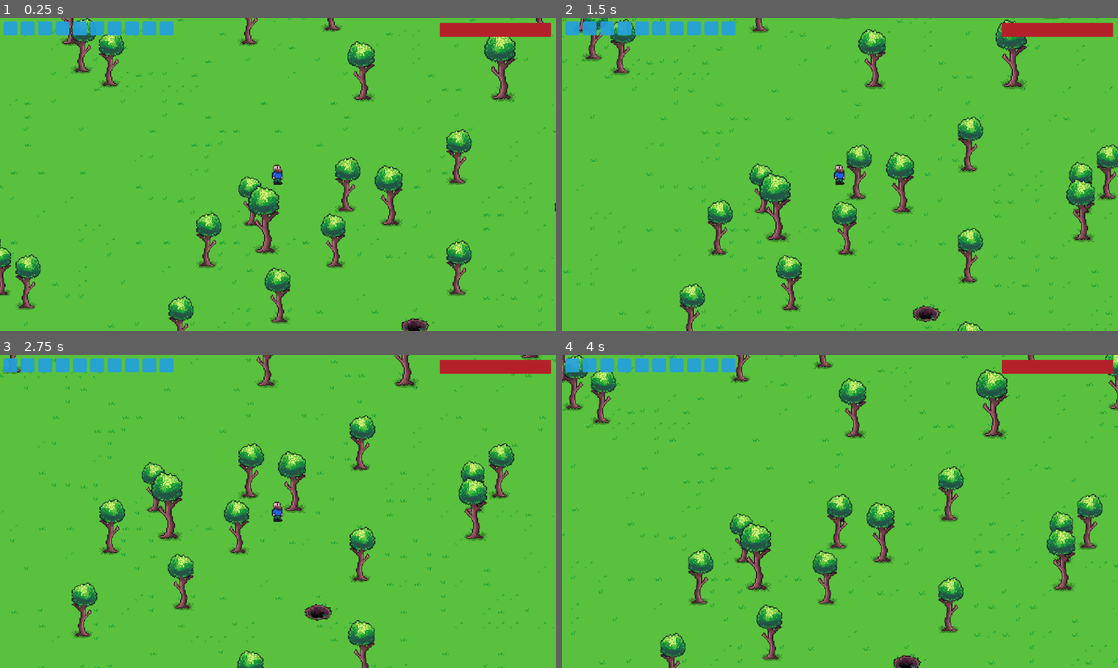
Above: before the commit, frames 1-4 (two rows, left to right).
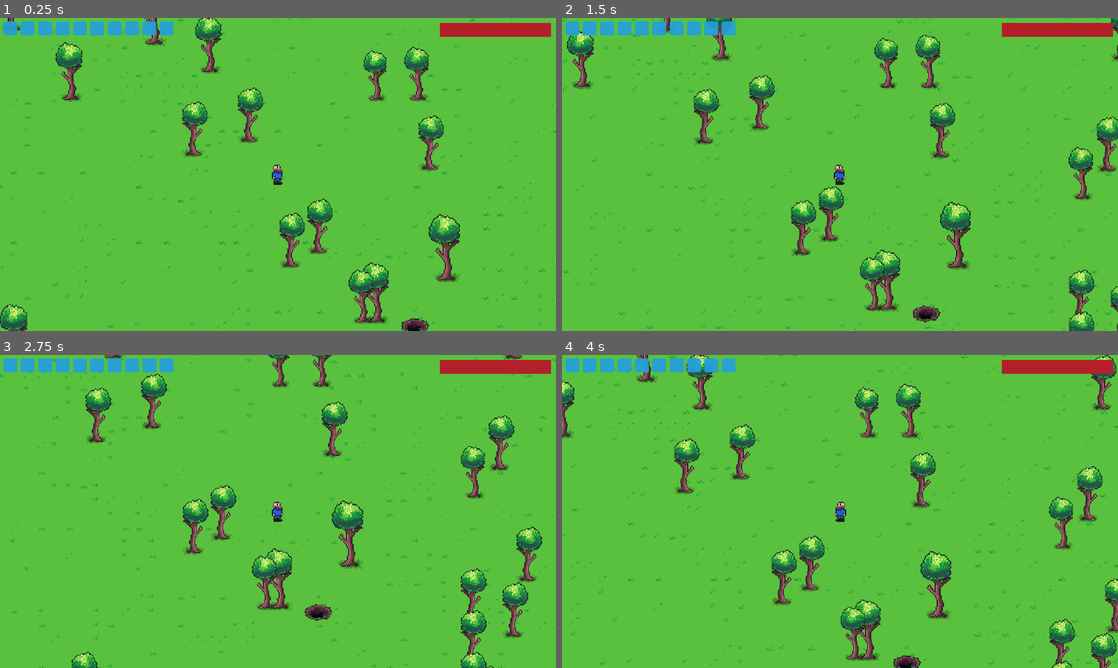
Above: after the commit, the same moments.

Repository: spsJakubSzydlowski/Evergrint
Game: Godot game, scene res://scenes/main.tscn
Two runs of this game, one before a commit and one after it. Both use one fixed random seed, a clock stepped at 60 frames per second and the inputs below.
Inputs (mouse positions are in pixels of both pictures, inside the frame that each line leads up to):
- Up to frame 1 (0.25 s): no input
- Up to frame 2 (1.5 s): tap Enter at 0.5 s; move the mouse to (573, 27) at 0.52 s; hold Right 0.53-1.28 s; tap A (a) at 0.6 s; click (573, 27) at 0.67 s; tap D (d) at 0.8, 1.35 s; move the mouse to (589, 27) at 1.27 s; hold Down from 1.28 s (still down); click (589, 27) at 1.42 s
- Up to frame 3 (2.75 s): tap S (s) at 1.55, 2.1 s; move the mouse to (11, 364) at 2.02 s; release Down at 2.03 s; hold Right from 2.03 s (still down); click (11, 364) at 2.17 s; tap W (w) at 2.3 s
- Up to frame 4 (4 s): move the mouse to (589, 364) at 2.77 s; release Right at 2.78 s; hold Up 2.78-3.53 s; tap W (w) at 2.85 s; click (589, 364) at 2.92 s; tap A (a) at 3.05, 3.6 s; move the mouse to (573, 364) at 3.52 s; hold Left from 3.53 s (still down); click (573, 364) at 3.67 s; tap D (d) at 3.8 s

The runs differ from the first frame. In frame 1, 12% of the frame differs, in the area x 0-100%, y 0-100%; in frame 2, 13%; in frame 3, 13%; in frame 4, 14%.
Error in both runs: Invalid assignment of property or key 'visible' with value of type 'bool' on a base object of type 'null instance'. (res://scripts/user_interface.gd:69)

Commit message:
Update generate_surface.gd

Diff:
--- a/scripts/generate_surface.gd
+++ b/scripts/generate_surface.gd
@@ -24,7 +24,6 @@
 	var rect = get_used_rect()
 	center_map_pos = rect.position + (rect.size / 2)
 
-	await get_tree().create_timer(0.1).timeout
 	spawn_starting_sinkhole()
 	spawn_trees()
 
@@ -50,11 +49,17 @@
 		self.set_cell(pos, 0, Vector2i(0, 2))
 
 func spawn_trees():
+	seed(Global.world_seed + 123)
+
 	var all_cells = get_used_cells()
 	var spawned = 0
 
+	var attempts = 0
+	var max_attempts = tree_count * 5
 
-	while spawned < tree_count:
+	while spawned < tree_count and attempts < max_attempts:
+		attempts += 1
+
 		var random_map_pos = all_cells.pick_random()
 		var world_pos = map_to_local(random_map_pos)
 
@@ -62,7 +67,10 @@
 
 
 		if random_map_pos == center_map_pos:
-			return
+			continue
+
+		if Global.world_changes.get(world_pos) == "removed":
+			continue
 
 		if tile_data and tile_data.get_custom_data("trees") and not occupied_cells.has(random_map_pos):
 			var tree = DataManager.spawn_resource("oak_tree", world_pos)
